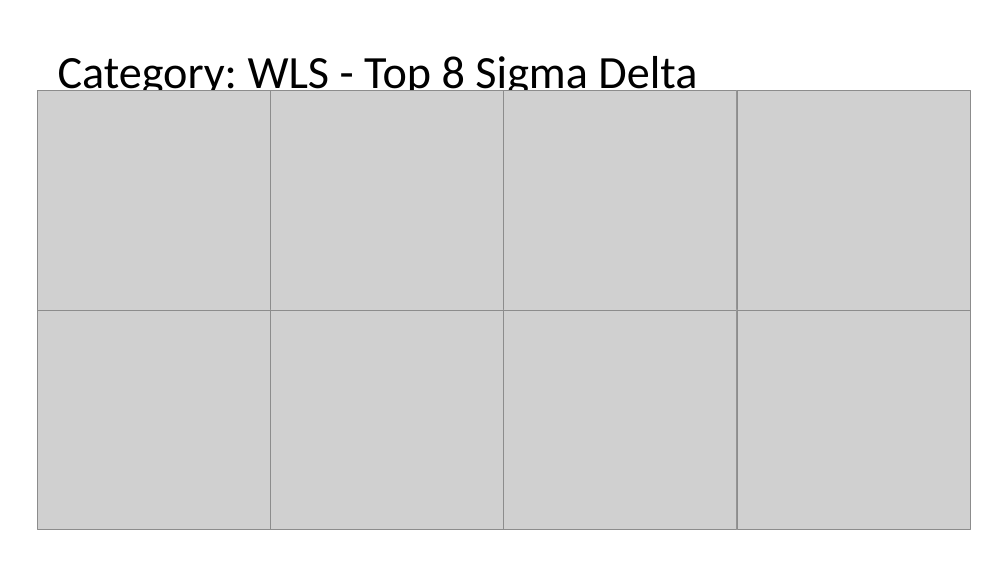
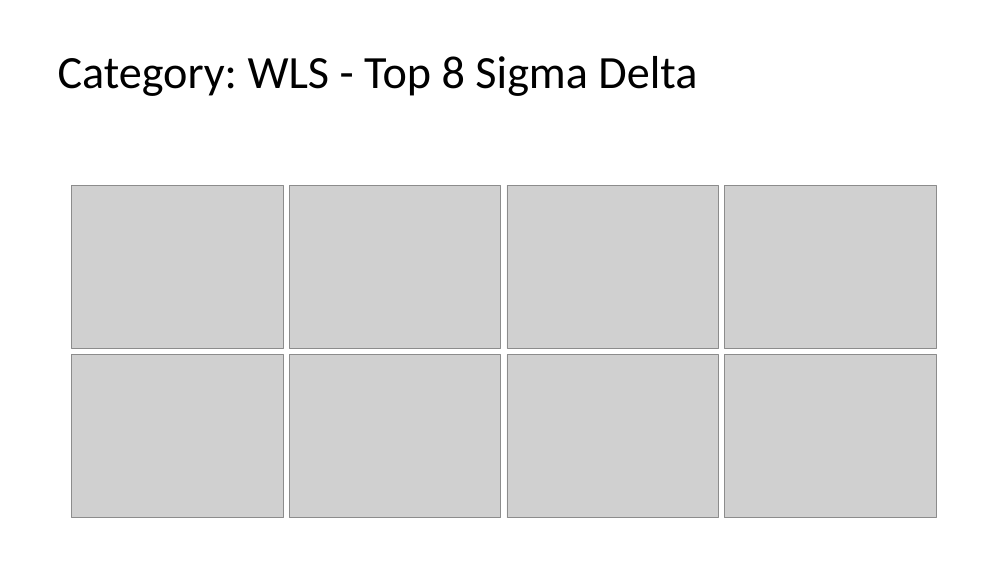
Before and after one commit to parktj4264/DRB-Code, a slide deck: slide 5 of output/Sigma_Summary_Latest.pptx. Drawn at 1008x567 pixels with LibreOffice and Linux fonts; fonts in the diff are those of the drawing; grey boxes stand for pictures. Boxes give left, top, right and bottom in pixels: in the first picture for what was removed or moved away, otherwise in the second. Text is boxed around its words. In the diff, an @@ line names an element or a change of style, - is before the commit and + after.

Commit message:
wip: adjust ppt plot layout

```diff
--- a/output/Sigma_Summary_Latest.pptx
+++ b/output/Sigma_Summary_Latest.pptx
@@ picture resized from (x1=38, y1=91, x2=271, y2=310) to (x1=72, y1=185, x2=284, y2=349) @@
@@ picture resized from (x1=271, y1=91, x2=504, y2=310) to (x1=290, y1=185, x2=501, y2=349) @@
@@ picture resized from (x1=504, y1=91, x2=737, y2=310) to (x1=507, y1=185, x2=719, y2=349) @@
@@ picture resized from (x1=737, y1=91, x2=970, y2=310) to (x1=724, y1=185, x2=936, y2=349) @@
@@ picture resized from (x1=38, y1=310, x2=271, y2=529) to (x1=72, y1=355, x2=284, y2=518) @@
@@ picture resized from (x1=271, y1=310, x2=504, y2=529) to (x1=290, y1=355, x2=501, y2=518) @@
@@ picture resized from (x1=504, y1=310, x2=737, y2=529) to (x1=507, y1=355, x2=719, y2=518) @@
@@ picture resized from (x1=737, y1=310, x2=970, y2=529) to (x1=724, y1=355, x2=936, y2=518) @@
```
Also in this commit, not shown: 4 other slides changed, 5 other files.
